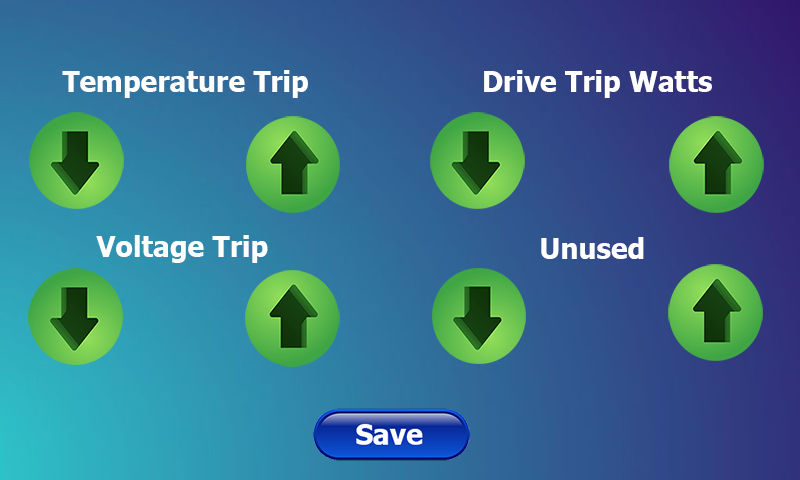
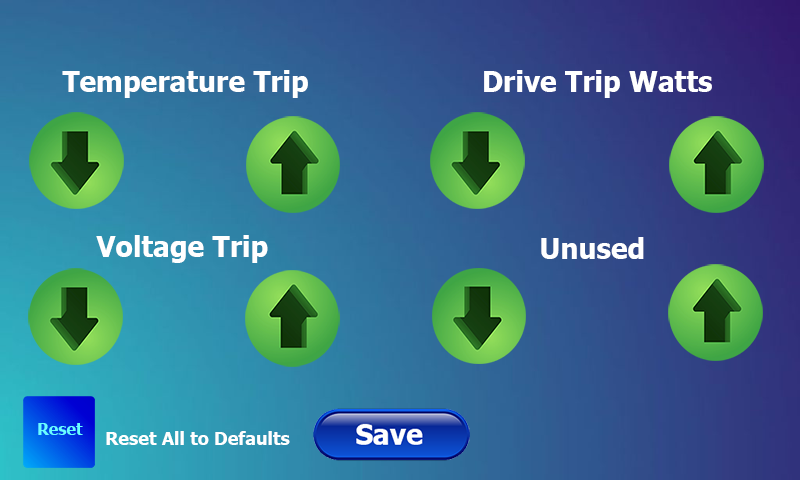
Two versions of the same layered image (800 x 480). Layer-by-layer changes:
added layer "Reset All to Defaults" above "Reset" over (x1=106, y1=431, x2=290, y2=445)
added layer "Reset" above "B5" over (x1=38, y1=423, x2=83, y2=435)
added layer "B5" above "Unused" over (x1=23, y1=396, x2=95, y2=468)
